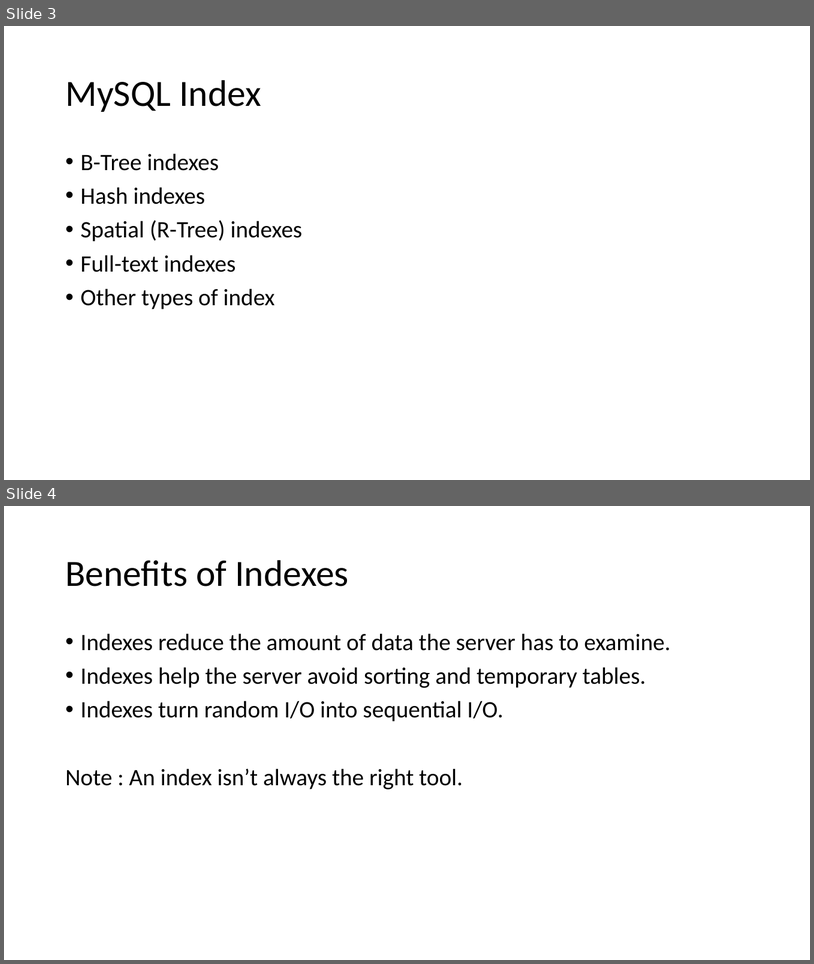
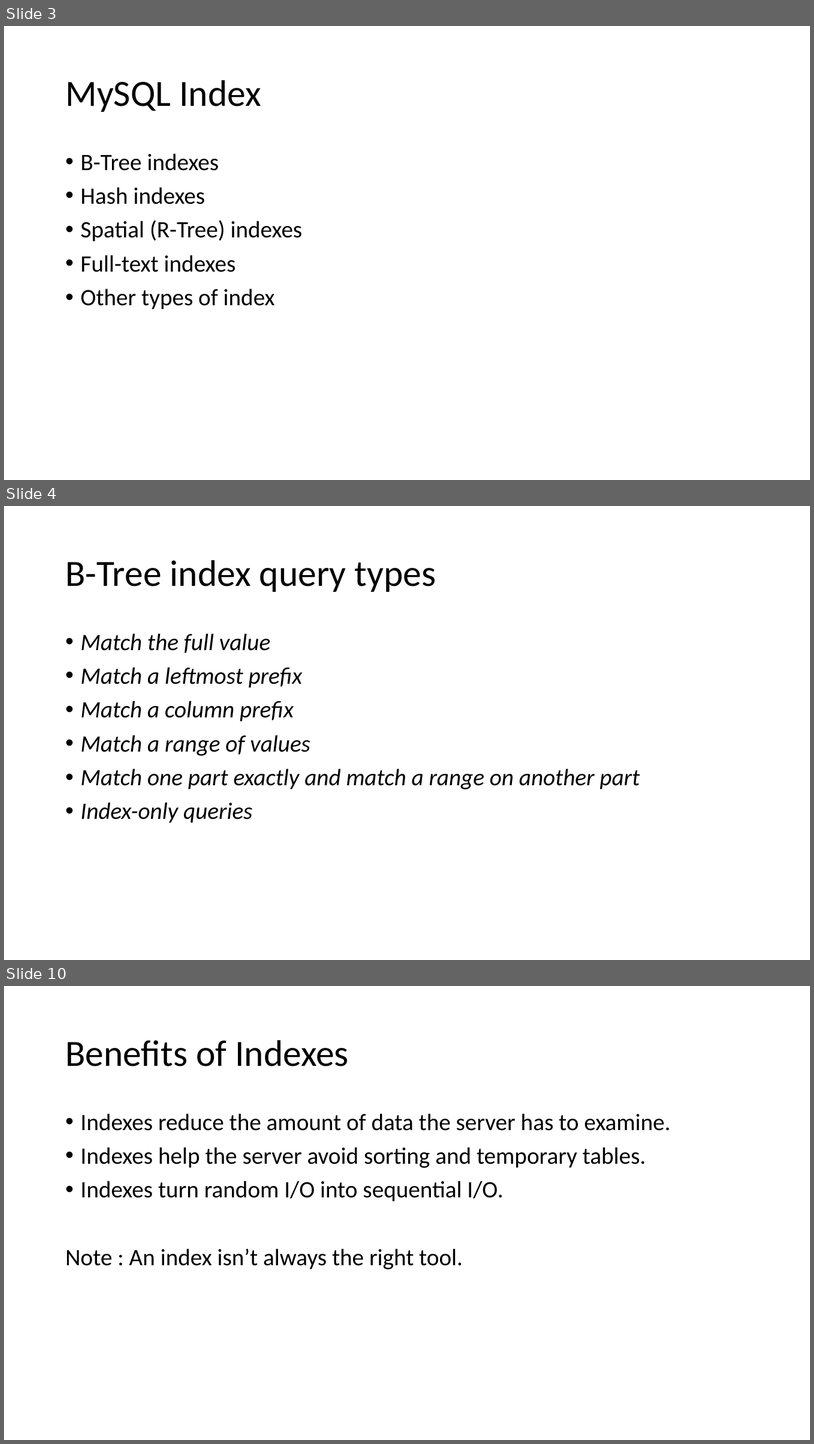
Before and after one commit to virh/case-study, a slide deck: vitess/MySQL Index & Orchestrator.pptx. Shown one above the other, each under a label of ours: slides 3 and 4 before the commit, slides 3, 4 and 10 after it; the slides between them are not shown. The pictures are 814x964 and 814x1444 pixels, drawn with LibreOffice and Linux fonts; fonts in the diff are those of the drawing. Boxes give left, top, right and bottom in pixels: in the first picture for what was removed or moved away, otherwise in the second. Text is boxed around its words. In the diff, an @@ line names an element or a change of style, - is before the commit and + after.

```diff
--- a/vitess/MySQL Index & Orchestrator.pptx
+++ b/vitess/MySQL Index & Orchestrator.pptx
@@ slide 4 added at box(4, 506, 810, 960), background #FFFFFF @@
@@ title added at box(65, 560, 437, 592), 44 pt, text #000000 @@
+B-Tree index query types
@@ text added at box(81, 633, 640, 823), 28 pt, text #000000, italic @@
+• Match the full value
+• Match a leftmost prefix
+• Match a column prefix
+• Match a range of values
+• Match one part exactly and match a range on another part
+• Index-only queries
@@ what was slide 4 is now slide 10 @@
```
Also in this commit, not shown: 1 slide changed, 11 other slides added.
